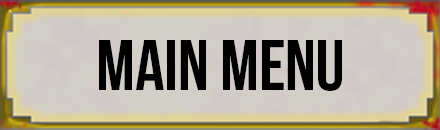
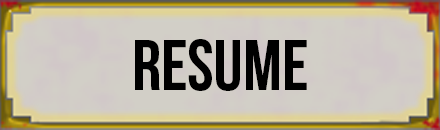
The second (440, 130) image is a revision of the first. Changes to its layers:
renamed "MAIN MENU" to "Resume", painted on it over (99, 39, 342, 91)
